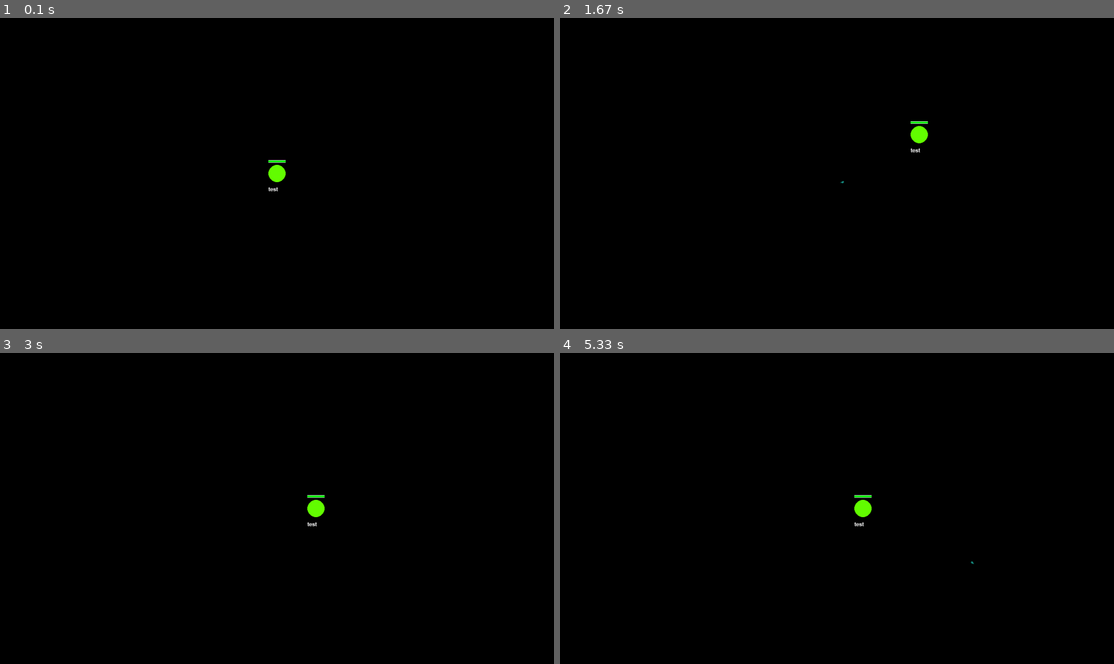
Above: before the commit, frames 1-4 (two rows, left to right).
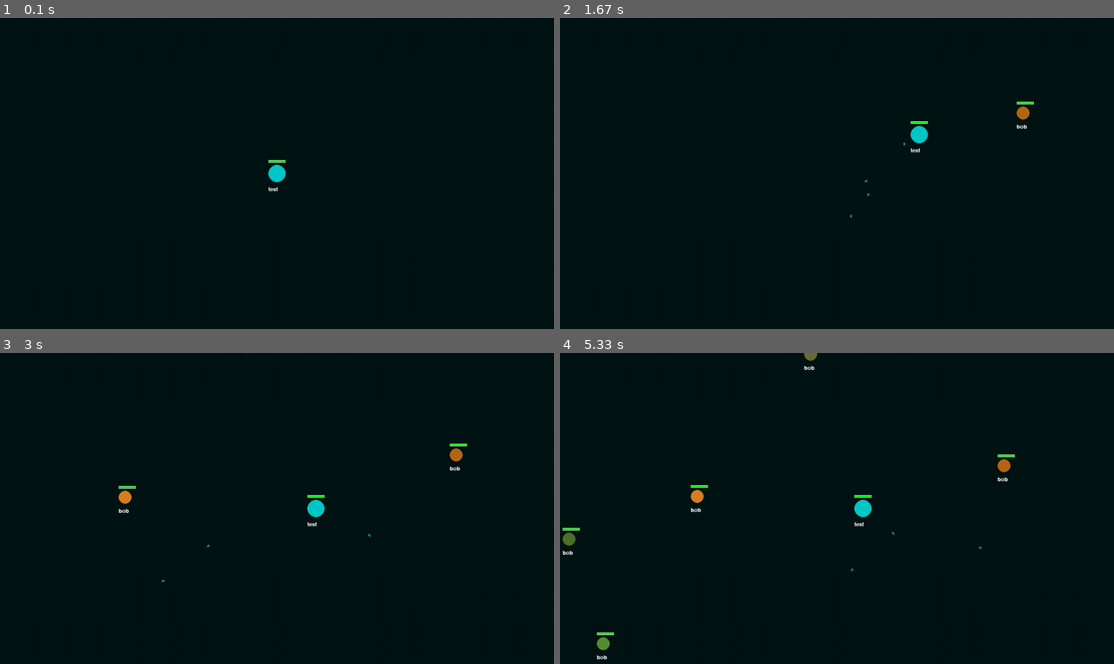
Above: after the commit, the same moments.

Repository: CrazyGG3r/pygame_multiplayer
Game: pygame game, started from testing1.py
Two runs of this game, one before a commit and one after it. Both use one fixed random seed, a clock stepped at 60 frames per second and the inputs below.
Inputs (mouse positions are in pixels of both pictures, inside the frame that each line leads up to):
- Up to frame 1 (0.1 s): no input
- Up to frame 2 (1.67 s): tap Space at 0.33, 0.73, 1.03, 1.23, 1.57 s; hold Right 0.67-1.13 s; move the mouse to (814, 185) at 0.7 s; hold Up 1.17-1.47 s; move the mouse to (837, 195) at 1.2 s; hold Right from 1.5 s (still down); move the mouse to (892, 241) at 1.53 s
- Up to frame 3 (3 s): tap Space at 1.87, 2.07, 2.37, 2.63, 2.97 s; release Right at 1.97 s; hold Left 2-2.53 s; move the mouse to (105, 580) at 2.03 s; hold Down 2.57-2.87 s; move the mouse to (481, 617) at 2.6 s; hold Left from 2.9 s (still down); move the mouse to (132, 393) at 2.93 s
- Up to frame 4 (5.33 s): tap Space at 3.27, 3.4, 3.8, 4.1, 4.47, 4.87, 5.17 s; release Left at 3.3 s; hold Up 3.33-3.7 s; move the mouse to (704, 446) at 3.37 s; hold Right 3.73-4.37 s; move the mouse to (809, 589) at 3.77 s; hold Down 4.4-4.77 s; move the mouse to (837, 545) at 4.43 s; hold Left 4.8-5.27 s; move the mouse to (1047, 626) at 4.83 s; hold Right from 5.3 s (still down)

The runs differ from the first frame. In frame 1, 0.1% of the frame differs, in the area x 48-52%, y 47-53%; in frame 2, 0.3%; in frame 3, 0.4%; in frame 4, 0.8%, in the area x 0-83%, y 0-99%.

Commit message:
enemies AI working, accuracy fixed, Speed still needs fixing

Diff:
--- a/allclass.py
+++ b/allclass.py
@@ -1,9 +1,12 @@
-
+import random as r
 from math import atan2, degrees
+
 import pygame
 import socket
 import logging
 import json
+
+
 logging.basicConfig(level=logging.INFO, format='%(asctime)s %(levelname)s:%(message)s')
 pygame.init()
 WIDTH,HEIGHT = 800,600
@@ -102,11 +105,7 @@
         rotated_sprite = pygame.transform.rotate(self.sprite, -angle)  # Negative angle for correct rotation direction
         new_rect = rotated_sprite.get_rect(center=self.currentvec)
         screen.blit(rotated_sprite, new_rect.topleft)
-        # img = pygame.Surface((self.w,self.h))
-        # img.fill(self.colorb)
-        # imgnew = pygame.transform.rotate(img,angle)
-        # screen.blit(imgnew,self.currentvec)
-        #pygame.draw.circle(screen,self.colorb,self.currentvec,self.size)
+
 
     def shot(self,charx,chary,mousex,mousey):
         self.x  = charx
@@ -121,7 +120,6 @@
         self.shooting = True
         logging.info("Bullet Shot. Unit Vector created")
 
-
     def move(self):
         self.tick+=1
         if self.tick == self.duration:
@@ -132,10 +130,6 @@
             else:
                 self.currentvec = (float(self.currentvec[0]+ self.unitvector[0]),float(self.currentvec[1]+self.unitvector[1]))
 
-
-
-
-
 class gun:
     def __init__(self,ammo = 1000,cooldown = 30):
         self.ammo = ammo
@@ -154,13 +148,29 @@
             self.ammo -=1
             return b
 
+class miniGun(gun):
+    def __init__(self,ammo = 1500, cd = 5):
+        super().__init__(ammo,cd)
+
+    def shoot(self,px,py,mx,my):
+        accuracy = 1
+        mx = mx + r.randint(accuracy-100,100-accuracy)
+        my = my + r.randint(accuracy-100,100-accuracy)
+        if self.ammo < 1:
+            return
+        else:
+            b = bullet()
+            b.shot(px,py,mx,my)
+            self.ammo -=1
+            return b
+
 class person(Ball):#is a ball for now
-    def __init__(self,coords, radius, speed, name, color,ammo,health,lives):
+    def __init__(self,coords, radius, speed, name, color ,ammo ,health,lives):
         super().__init__(coords, radius, speed, name, color)
         self.maxhp = health
         self.currenthp = health
         self.lives = lives
-        self.gun = pistol()
+        self.gun = miniGun()
         self.bullets = []
         self.prev = 0
     def draw(self, screen):
@@ -206,3 +216,68 @@
             else:
                 logging.info("Totalbullets: shot" + str(len(self.bullets)))
                 return
+
+
+
+
+class enemy(Ball):#is a ball for now
+    def __init__(self,coords, radius, speed, name, color ,health):
+        super().__init__(coords, radius, speed, name, color)
+        self.maxhp = health
+        self.currenthp = health
+        self.x = coords[0]
+        self.y =coords[1]
+        self.startvec = (self.x,self.y)
+        self.cx = self.x
+        self.cy = self.y
+        self.currentvec = (self.cx,self.cy)
+        self.xd = 0
+        self.yd = 0
+        self.destvec = (self.xd,self.yd)
+    def draw(self, screen):
+        pygame.draw.circle(screen,self.color,(self.cx,self.cy),self.radius)
+        screen.blit(self.name,((self.cx-self.radius),(self.cy + self.radius +10)))
+        barwidth = 40
+        barheight = 6
+        healthpercent = self.currenthp/self.maxhp
+        reed = 0
+        green = 255
+        if healthpercent < 0.4:
+            reed = min(((reed + 5),255))
+            green = max(((green - 5),0))
+        else:
+            green = 255
+            reed = 0
+        barcolor = (reed,green,0)
+        currentfullhealthbarwidth =  healthpercent* barwidth
+        o = 10
+        currentfullhealthbarheight = barheight - 2
+        bgrect = pygame.Rect((self.cx - self.radius),(self.cy-(self.radius + o+1)),barwidth,barheight)
+        pygame.draw.rect(screen,(230,230,230),bgrect)
+        currbgrect = pygame.Rect((self.cx - self.radius),(self.cy-(self.radius + o)),currentfullhealthbarwidth,currentfullhealthbarheight)
+        pygame.draw.rect(screen,barcolor,currbgrect)
+
+    def move1(self,screen,px,py):
+        self.destvec = (px,py)
+        if self.cx < px:
+            self.cx += self.speed
+        if self.cy < py:
+            self.cy += self.speed
+        if self.cx > px:
+            self.cx -= self.speed
+        if self.cy > py:
+            self.cy -=self.speed
+
+class spawner:
+    def __init__(self,screen):
+        self.maxx = screen.get_width()
+        self.maxy = screen.get_height()
+        self.speed = 60
+
+    def spawn(self):
+        ax = r.randint(-50,self.maxx + 50)
+        ay = r.randint(-50,self.maxy + 50)
+        ra = 15
+        col = (r.randint(0,255),r.randint(100,150),r.randint(0,100))
+        en = enemy((ax,ay),ra,1,"bob",col,100)
+        return en
--- a/testing1.py
+++ b/testing1.py
@@ -9,10 +9,10 @@
 pygame.mouse.set_visible(True)
 screen = pygame.display.set_mode((width, height))
 #col = (r.randint(100,255),r.randint(100,255),r.randint(100,255))
-col = (100,255,0)
+col = (0,200,200)
 p1 = person((width//2,height//2),20,5,'test',col,100,100,5)
 
-bg = (0,0,0)
+bg = (0,20,20)
 movr = False
 keyy = None
 clock = pygame.time.Clock()
@@ -22,6 +22,8 @@
 fps = 60
 ti =  0
 players = [p1]
+enemies = []
+spaw = spawner(screen)
 while True:
     screen.fill(bg)
     clock.tick(fps)
@@ -38,10 +40,16 @@
     for a in keys_pressed:
         for p in players:
             p.decision(a,screen,ti)
+    if ti % spaw.speed*fps == 0:
+        enemies.append(spaw.spawn())
 
+    for e in enemies:
+        m = pygame.mouse.get_pos()
+        if e :
+            if ti%5 ==0:
+                e.move1(screen,p1.x,p1.y)
+            e.draw(screen)
     for p in players:
-
-
         if p.bullets:
             for b in p.bullets:
                 if b == None:
Not shown, added: b1.pixi
